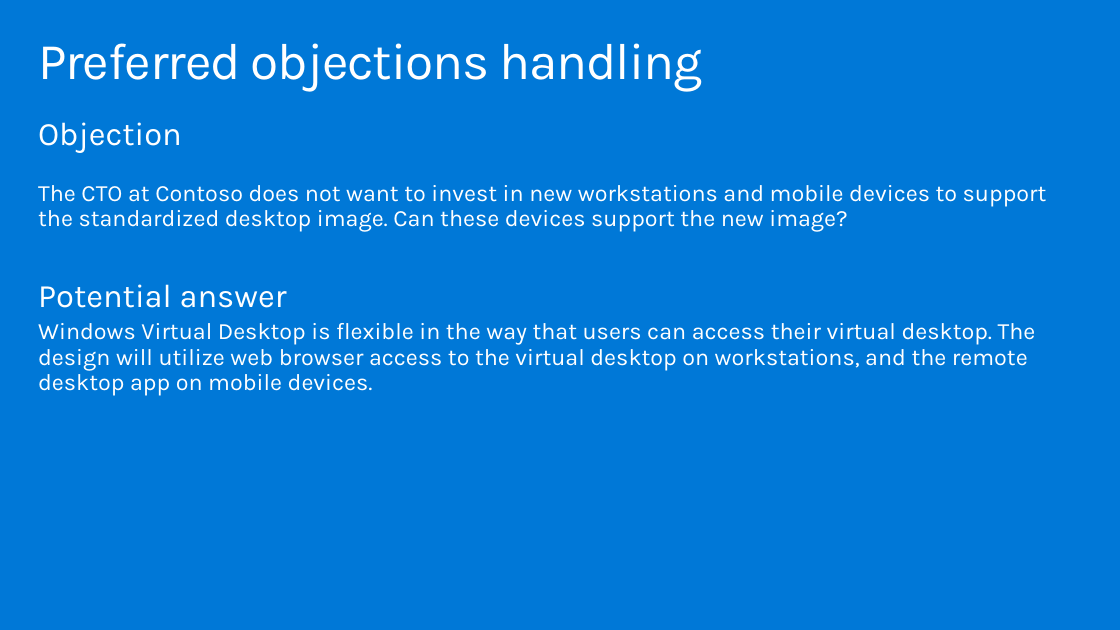
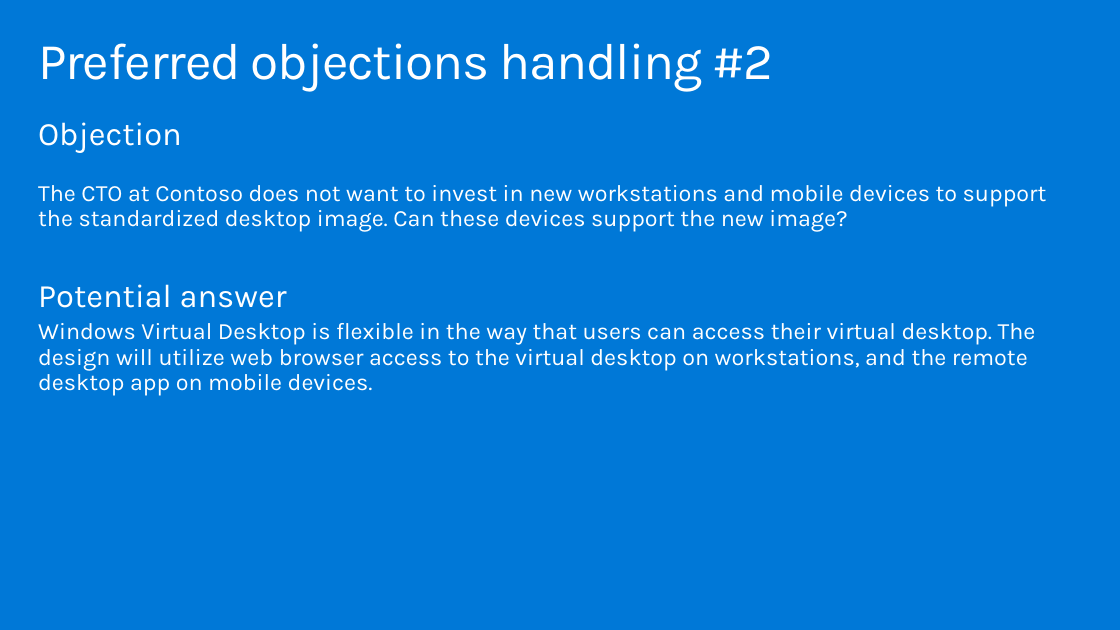
Before and after one commit to dwnatwick/MCW-Windows-Virtual-Desktop, a slide deck: slide 30 of Whiteboard-design-session/WDS trainer presentation - Windows Virtual Desktop.pptx. Drawn at 1120x630 pixels with LibreOffice and Linux fonts; fonts in the diff are those of the drawing. Boxes give left, top, right and bottom in pixels: in the first picture for what was removed or moved away, otherwise in the second. Text is boxed around its words. In the diff, an @@ line names an element or a change of style, - is before the commit and + after.

```diff
--- a/Whiteboard-design-session/WDS trainer presentation - Windows Virtual Desktop.pptx
+++ b/Whiteboard-design-session/WDS trainer presentation - Windows Virtual Desktop.pptx
@@ title at box(38, 43, 773, 91): text changed @@
-Preferred objections handling
+Preferred objections handling #2
```
Also in this commit, not shown: 16 other slides changed.
